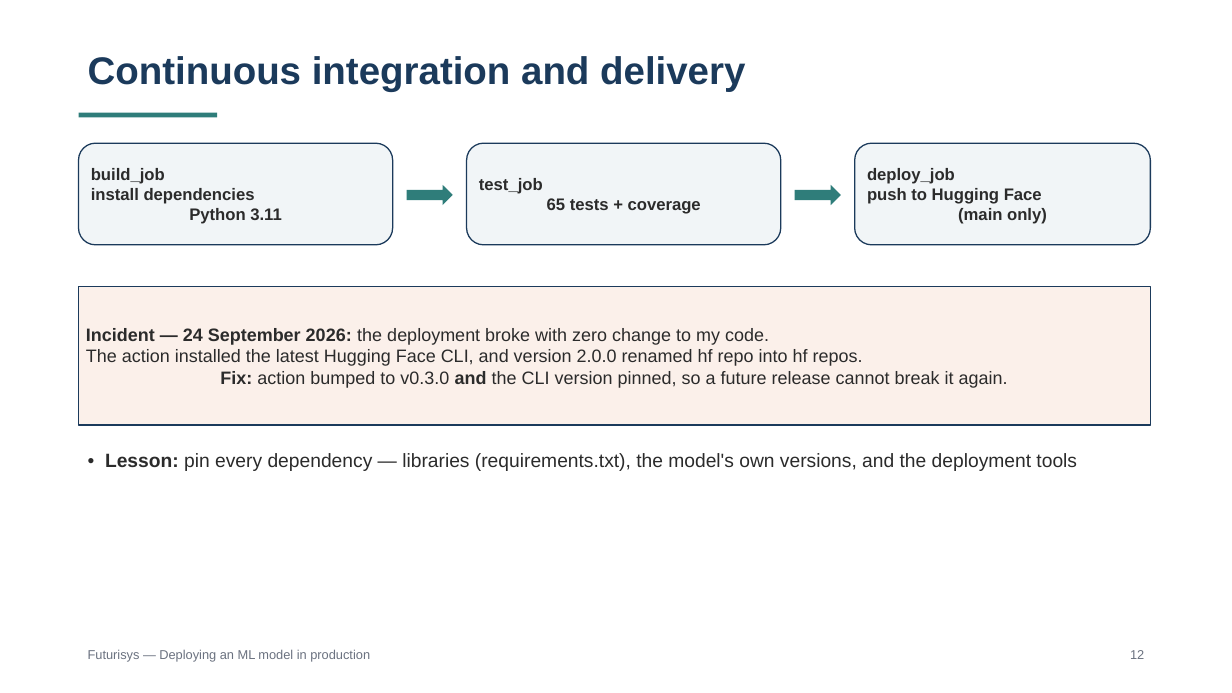
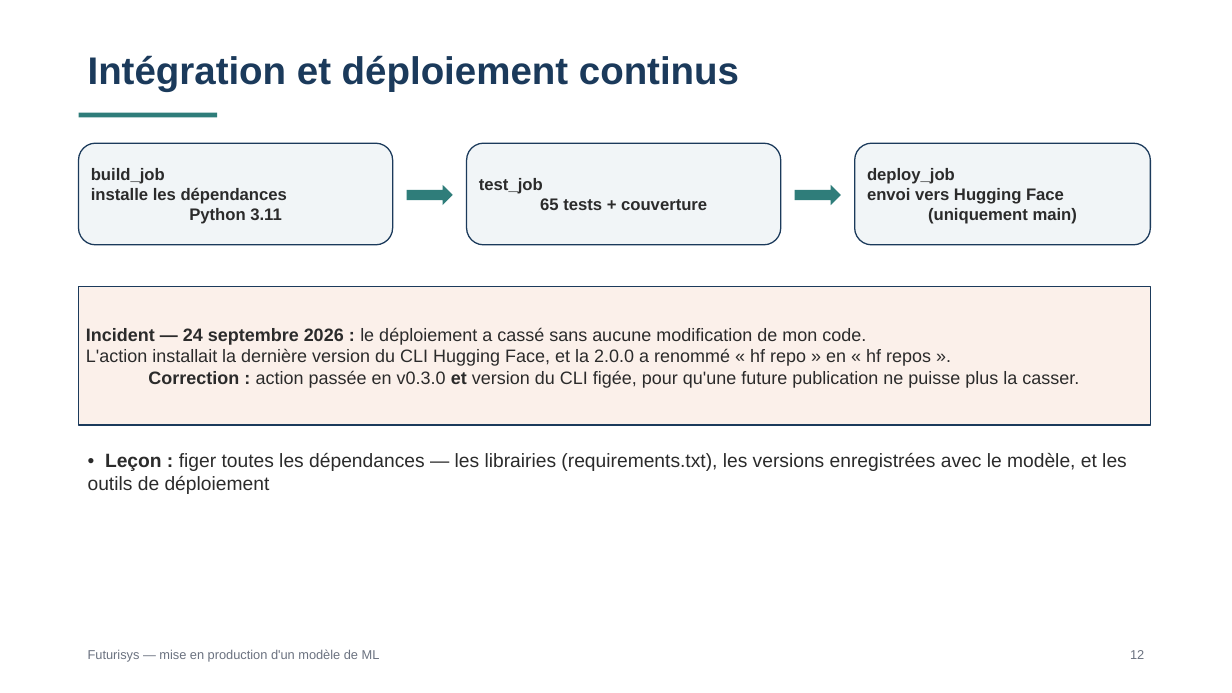
Before and after one commit to ankim21/Projet5_DEPLOYMENTML, a slide deck: slide 13 of docs/presentation_futurisys.pptx. Drawn at 1232x693 pixels with LibreOffice and Linux fonts; fonts in the diff are those of the drawing. Boxes give left, top, right and bottom in pixels: in the first picture for what was removed or moved away, otherwise in the second. Text is boxed around its words. In the diff, an @@ line names an element or a change of style, - is before the commit and + after.

```diff
--- a/docs/presentation_futurisys.pptx
+++ b/docs/presentation_futurisys.pptx
@@ text at [88, 55, 739, 92]: text changed @@
-Continuous integration and delivery
+Intégration et déploiement continus
@@ text in rounded rectangle at [91, 168, 287, 224]: text changed @@
-build_job
-install dependencies
-Python 3.11
+build_job
+installe les dépendances
+Python 3.11
@@ text in rounded rectangle at [479, 178, 707, 210]: text changed @@
-test_job
-65 tests + coverage
+test_job
+65 tests + couverture
@@ text in rounded rectangle at [867, 168, 1077, 224]: text changed @@
-deploy_job
-push to Hugging Face
-(main only)
+deploy_job
+envoi vers Hugging Face
+(uniquement main)
@@ text in rectangle at [86, 327, 1079, 388]: text changed @@
-Incident — 24 September 2026: the deployment broke with zero change to my code.
-The action installed the latest Hugging Face CLI, and version 2.0.0 renamed hf repo into hf repos.
-Fix: action bumped to v0.3.0 and the CLI version pinned, so a future release cannot break it again.
+Incident — 24 septembre 2026 : le déploiement a cassé sans aucune modification de mon code.
+L'action installait la dernière version du CLI Hugging Face, et la 2.0.0 a renommé « hf repo » en « hf repos ».
+Correction : action passée en v0.3.0 et version du CLI figée, pour qu'une future publication ne puisse plus la casser.
@@ text at [88, 453, 1127, 494]: text changed @@
-• Lesson: pin every dependency — libraries (requirements.txt), the model's own versions, and the deployment tools
+• Leçon : figer toutes les dépendances — les librairies (requirements.txt), les versions enregistrées avec le modèle, et les outils de déploiement
@@ text at [88, 649, 380, 662]: text changed @@
-Futurisys — Deploying an ML model in production
+Futurisys — mise en production d'un modèle de ML
```
Also in this commit, not shown: 15 other slides changed, 2 slides added, 2 slides removed.
